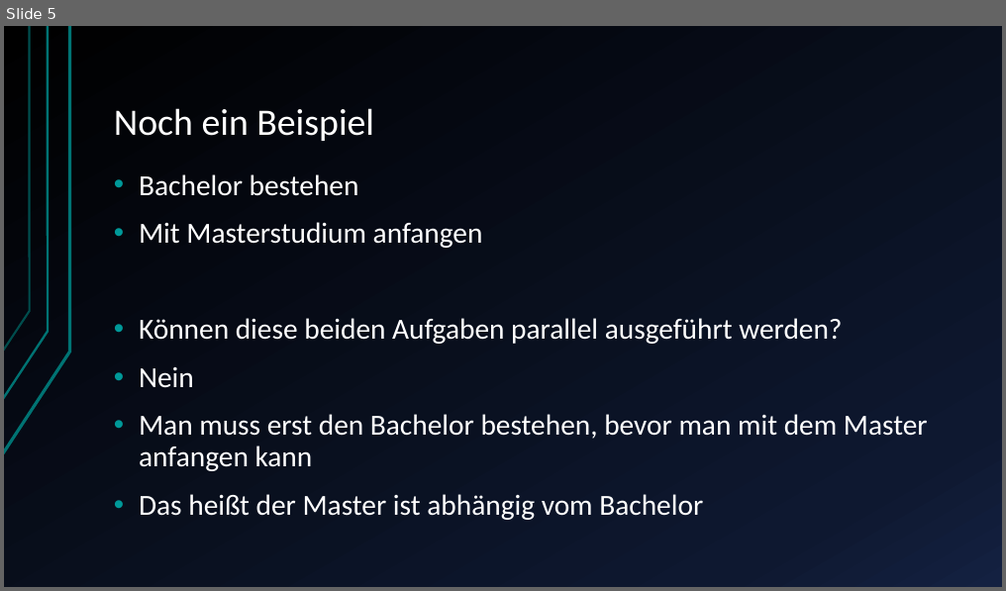
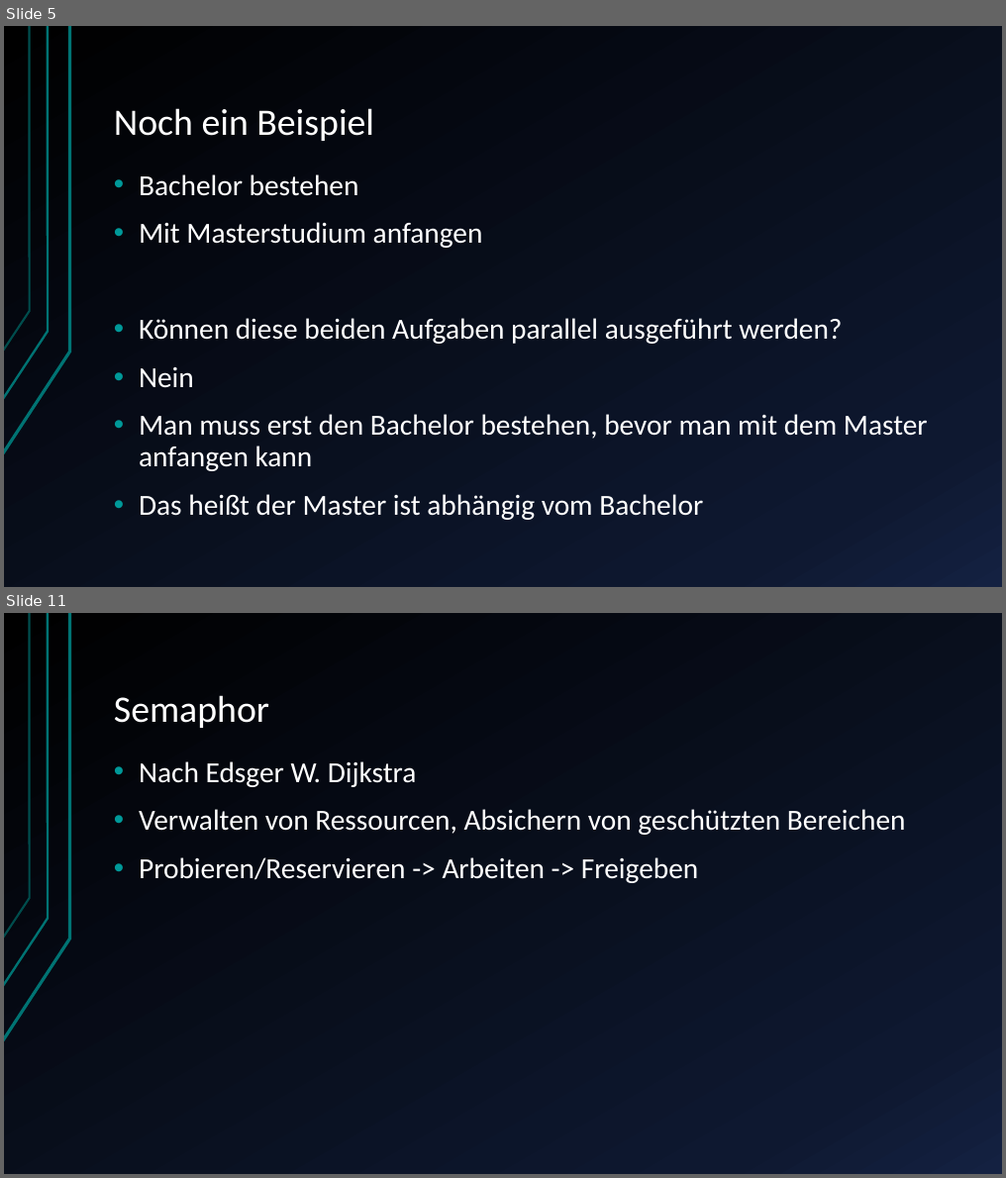
Before and after one commit to JuSteif/Parallelisierung, a slide deck: Ausblick Parallelisierung von Prozessen.pptx. Shown one above the other, each under a label of ours: slide 5 before the commit, slides 5 and 11 after it; the slides between them are not shown. The pictures are 1006x591 and 1006x1178 pixels, drawn with LibreOffice and Linux fonts; fonts in the diff are those of the drawing. Boxes give left, top, right and bottom in pixels: in the first picture for what was removed or moved away, otherwise in the second. Text is boxed around its words. In the diff, an @@ line names an element or a change of style, - is before the commit and + after.

```diff
--- a/Ausblick Parallelisierung von Prozessen.pptx
+++ b/Ausblick Parallelisierung von Prozessen.pptx
@@ slide 11 added at bbox=[4, 613, 1002, 1174], background gradient #000000 to #0F1931 to #142242; not listed: 3 template elements that a slide beside it also shows @@
@@ title added at bbox=[114, 695, 269, 728], 36 pt, text #FFFFFF @@
+Semaphor
@@ text added at bbox=[139, 761, 906, 883], 28 pt, text #FFFFFF @@
+• Nach Edsger W. Dijkstra
+• Verwalten von Ressourcen, Absichern von geschützten Bereichen
+• Probieren/Reservieren -> Arbeiten -> Freigeben
```
Also in this commit, not shown: 7 other slides added.
